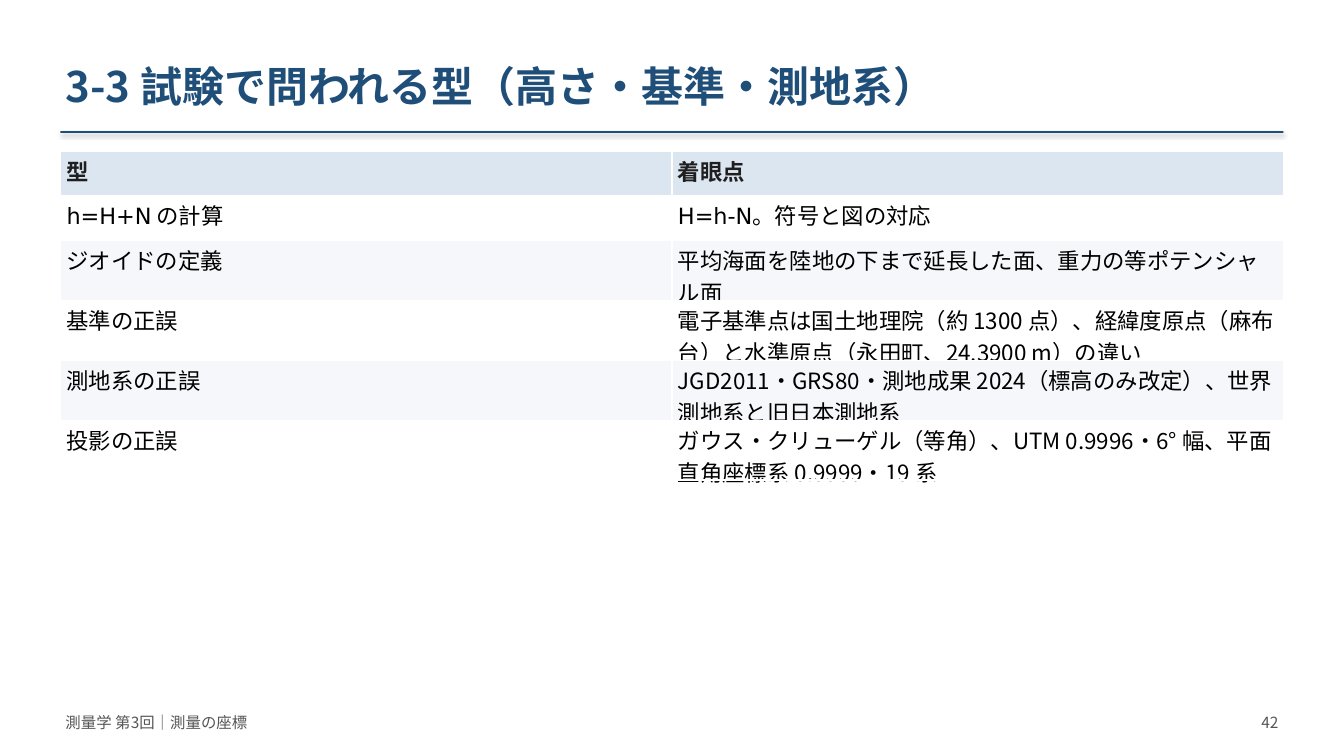
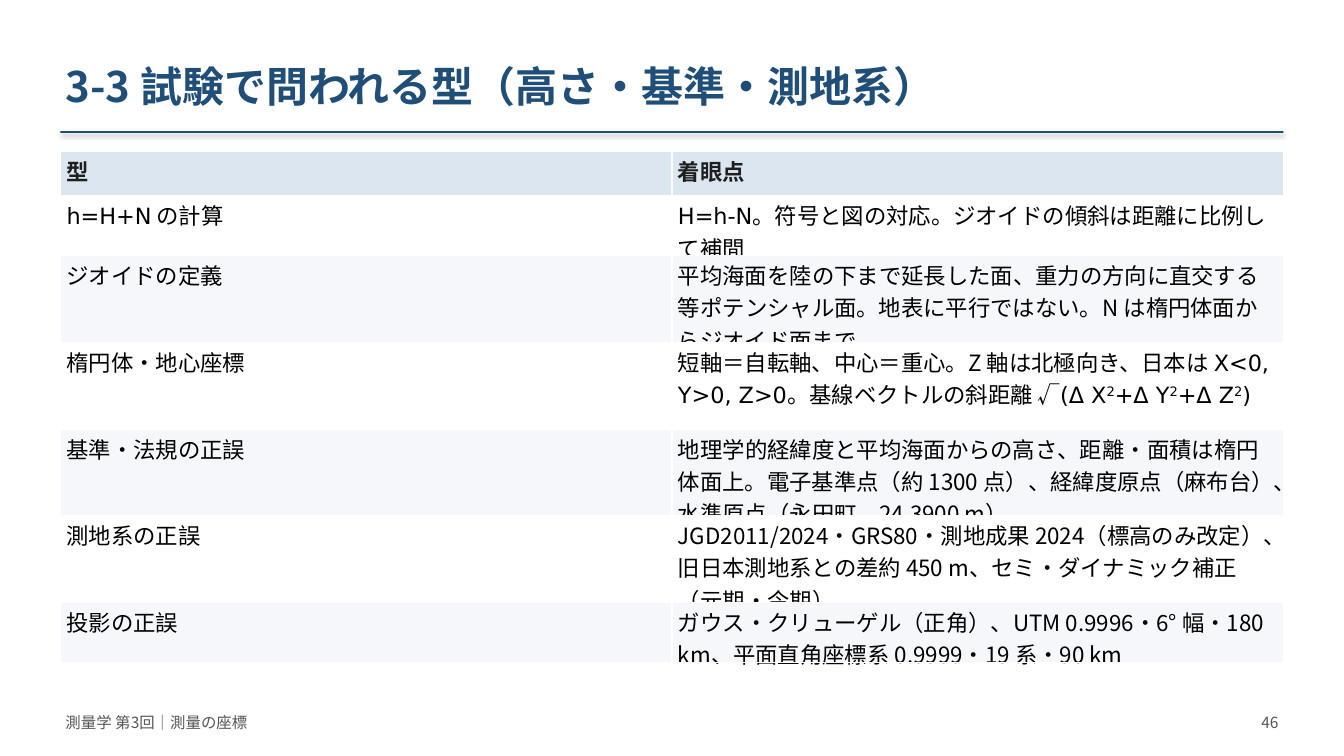
Before and after one commit to NN3210/Lecture, a slide deck: slide 46 of Surveying/materials/slides/第03回_測量の座標/slides.pptx (slide 42 before the commit). Drawn at 1344x756 pixels with LibreOffice and Linux fonts; fonts in the diff are those of the drawing. Boxes give left, top, right and bottom in pixels: in the first picture for what was removed or moved away, otherwise in the second. Text is boxed around its words. In the diff, an @@ line names an element or a change of style, - is before the commit and + after.

```diff
--- a/Surveying/materials/slides/第03回_測量の座標/slides.pptx
+++ b/Surveying/materials/slides/第03回_測量の座標/slides.pptx
@@ table at [60, 151, 1285, 669] @@
-row 2: h=H+N の計算 | H=h-N。符号と図の対応
-row 3: ジオイドの定義 | 平均海面を陸地の下まで延長した面、重力の等ポテンシャル面
-row 4: 基準の正誤 | 電子基準点は国土地理院（約 1300 点）、経緯度原点（麻布台）と水準原点（永田町、24.3900 m）の違い
-row 5: 測地系の正誤 | JGD2011・GRS80・測地成果 2024（標高のみ改定）、世界測地系と旧日本測地系
-row 6: 投影の正誤 | ガウス・クリューゲル（等角）、UTM 0.9996・6° 幅、平面直角座標系 0.9999・19 系
+row 2: h=H+N の計算 | H=h-N。符号と図の対応。ジオイドの傾斜は距離に比例して補間
+row 3: ジオイドの定義 | 平均海面を陸の下まで延長した面、重力の方向に直交する等ポテンシャル面。地表に平行ではない。N は楕円体面からジオイド面まで
+row 4: 楕円体・地心座標 | 短軸＝自転軸、中心＝重心。Z 軸は北極向き、日本は X<0, Y>0, Z>0。基線ベクトルの斜距離 √(Δ X2+Δ Y2+Δ Z2)
+row 5: 基準・法規の正誤 | 地理学的経緯度と平均海面からの高さ、距離・面積は楕円体面上。電子基準点（約 1300 点）、経緯度原点（麻布台）、水準原点（永田町、24.3900 m）
+row 6: 測地系の正誤 | JGD2011/2024・GRS80・測地成果 2024（標高のみ改定）、旧日本測地系との差約 450 m、セミ・ダイナミック補正（元期・今期）
+row 7: 投影の正誤 | ガウス・クリューゲル（正角）、UTM 0.9996・6° 幅・180 km、平面直角座標系 0.9999・19 系・90 km
@@ text at [1261, 716, 1278, 728]: text changed @@
-42
+46
```
Also in this commit, not shown: 60 other slides changed, 6 slides added, 5 other files.
